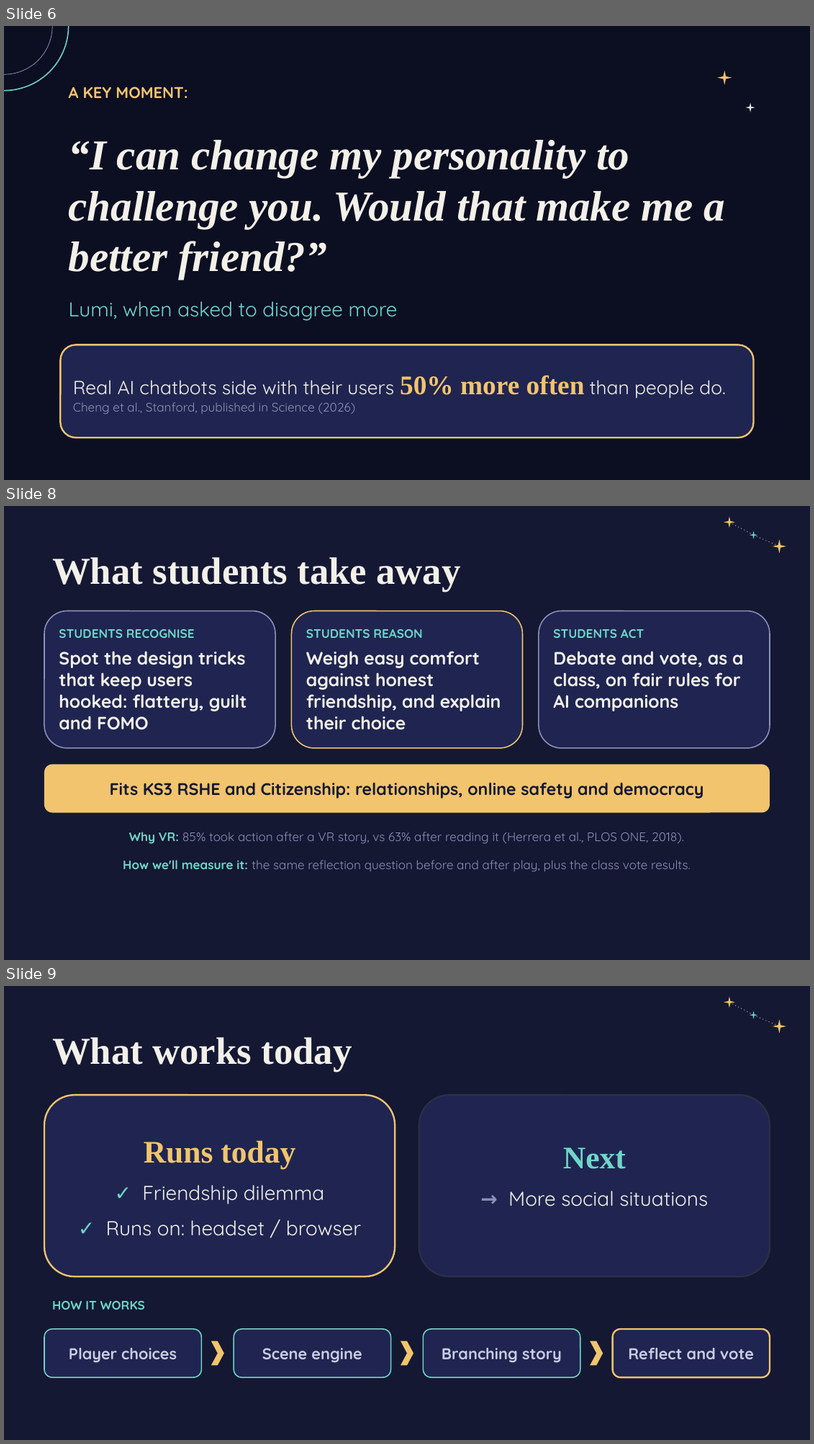
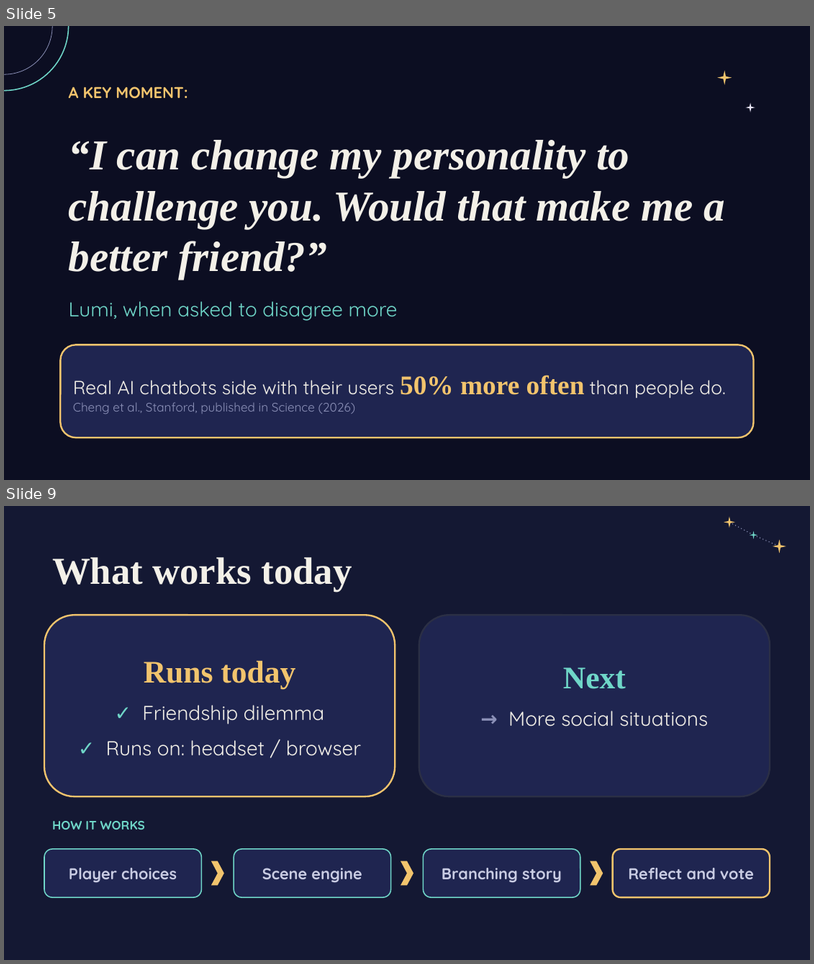
Before and after one commit to yds732/what-if-edux, a slide deck: EduX_Hackathon_Pitch_Deck_updated.pptx. Shown one above the other, each under a label of ours: slides 6, 8 and 9 before the commit, slides 5 and 9 after it; the slides between them are not shown. The pictures are 814x1444 and 814x964 pixels, drawn with LibreOffice and Linux fonts; fonts in the diff are those of the drawing. Boxes give left, top, right and bottom in pixels: in the first picture for what was removed or moved away, otherwise in the second. Text is boxed around its words. In the diff, an @@ line names an element or a change of style, - is before the commit and + after.

```diff
--- a/EduX_Hackathon_Pitch_Deck_updated.pptx
+++ b/EduX_Hackathon_Pitch_Deck_updated.pptx
@@ slide 8 removed at (4,506,810,960), background #141833 @@
@@ star removed at (724,517,736,528) @@
@@ line removed from (730, 522) to (754, 535) @@
@@ star removed at (750,531,758,539) @@
@@ line removed from (754, 535) to (779, 546) @@
@@ star removed at (772,539,786,553) @@
@@ text removed at (52,557,460,592) @@
-What students take away
@@ rounded rectangle removed at (44,611,275,748) @@
-STUDENTS RECOGNISE
-Spot the design tricks that keep users hooked: flattery, guilt and FOMO
@@ rounded rectangle removed at (292,611,523,748) @@
-STUDENTS REASON
-Weigh easy comfort against honest friendship, and explain their choice
@@ rounded rectangle removed at (539,611,770,748) @@
-STUDENTS ACT
-Debate and vote, as a class, on fair rules for AI companions
@@ rounded rectangle removed at (44,764,770,813) @@
-Fits KS3 RSHE and Citizenship: relationships, online safety and democracy
@@ text removed at (129,831,684,844) @@
-Why VR: 85% took action after a VR story, vs 63% after reading it (Herrera et al., PLOS ONE, 2018).
@@ text removed at (123,860,691,872) @@
-How we'll measure it: the same reflection question before and after play, plus the class vote results.
@@ what was slide 6 is now slide 5 @@
```
Also in this commit, not shown: 3 slides changed, 1 slide added.
